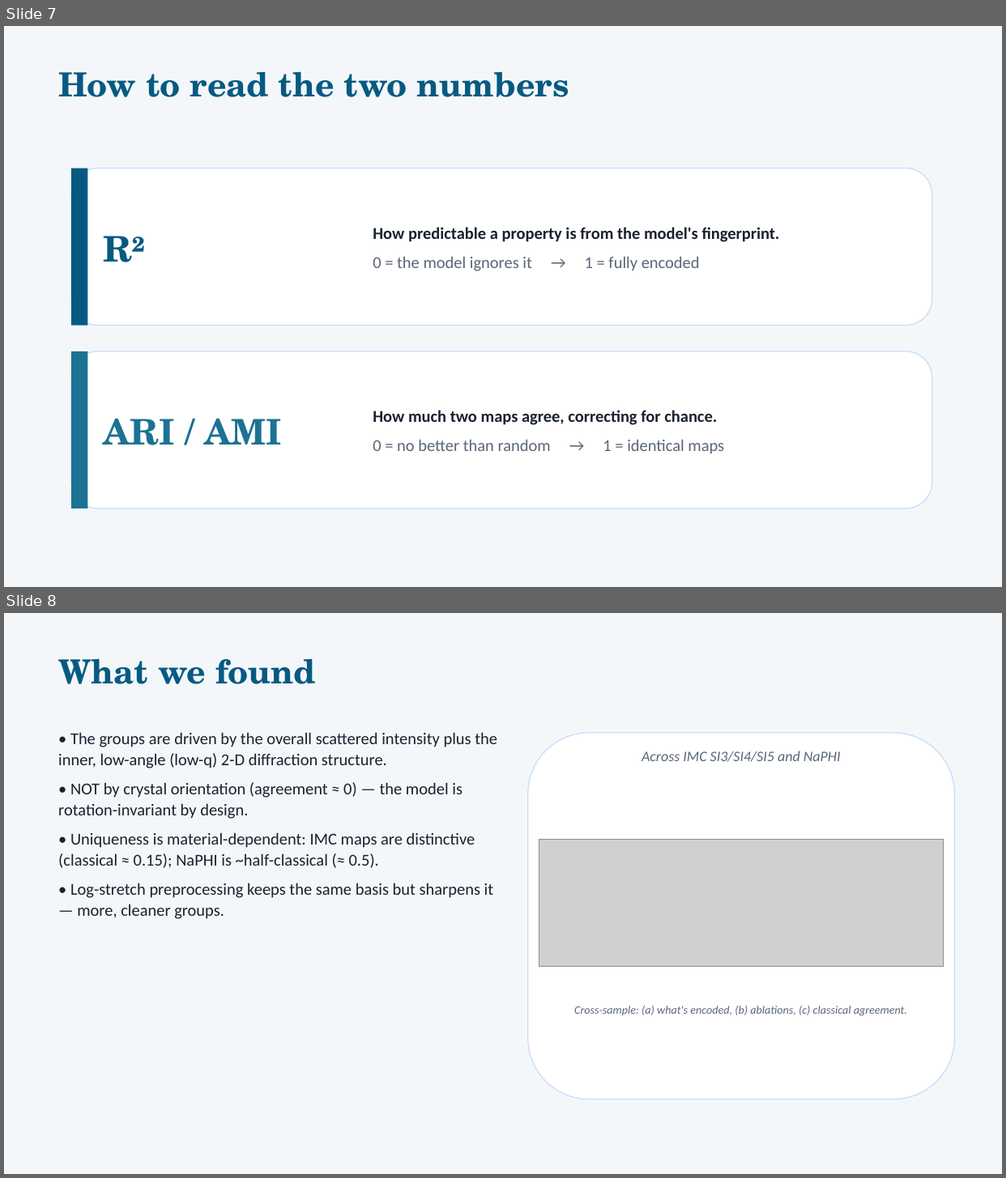
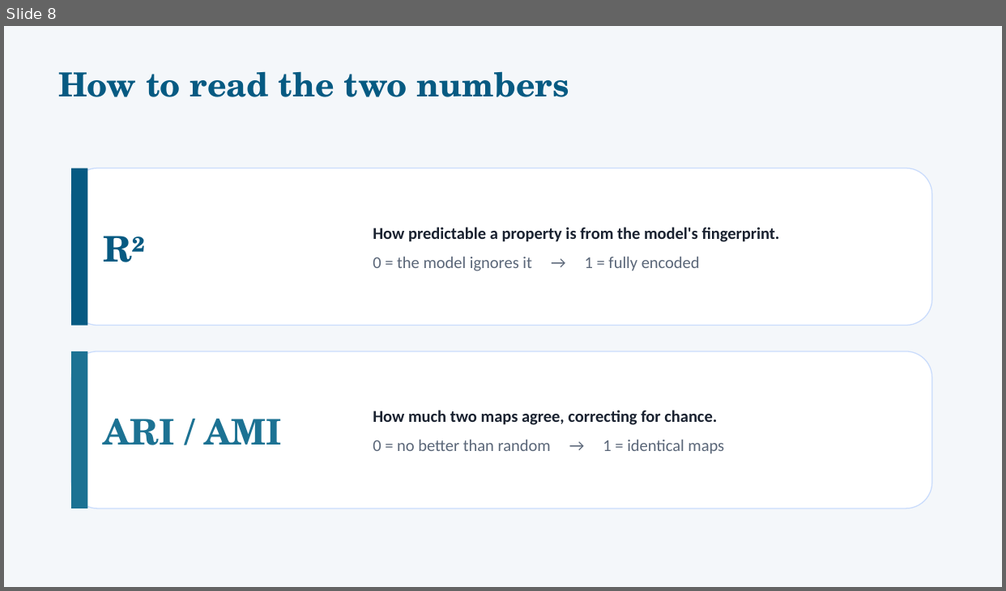
Before and after one commit to DanielKhaykelson/dino-4dstem, a slide deck: docs/explainer/interpretation_explainer.pptx. Shown one above the other, each under a label of ours: slides 7 and 8 before the commit, slide 8 after it. The pictures are 1006x1178 and 1006x591 pixels, drawn with LibreOffice and Linux fonts; fonts in the diff are those of the drawing; grey boxes stand for pictures. Boxes give left, top, right and bottom in pixels: in the first picture for what was removed or moved away, otherwise in the second. Text is boxed around its words. In the diff, an @@ line names an element or a change of style, - is before the commit and + after.

```diff
--- a/docs/explainer/interpretation_explainer.pptx
+++ b/docs/explainer/interpretation_explainer.pptx
@@ slide 8 removed at bbox=[4, 613, 1002, 1174], background #FFFFFF @@
@@ rectangle removed at bbox=[4, 613, 1002, 1174] @@
@@ text removed at bbox=[58, 658, 316, 684] @@
-What we found
@@ text removed at bbox=[58, 732, 497, 919] @@
-• The groups are driven by the overall scattered intensity plus the inner, low-angle (low-q) 2-D diffraction structure.
-• NOT by crystal orientation (agreement ≈ 0) — the model is rotation-invariant by design.
-• Uniqueness is material-dependent: IMC maps are distinctive (classical ≈ 0.15); NaPHI is ~half-classical (≈ 0.5).
-• Log-stretch preprocessing keeps the same basis but sharpens it — more, cleaner groups.
@@ rounded rectangle removed at bbox=[528, 733, 955, 1100] @@
@@ text removed at bbox=[641, 751, 841, 762] @@
-Across IMC SI3/SI4/SI5 and NaPHI
@@ picture removed at bbox=[539, 839, 944, 967] @@
@@ text removed at bbox=[574, 1006, 907, 1016] @@
-Cross-sample: (a) what's encoded, (b) ablations, (c) classical agreement.
@@ what was slide 7 is now slide 8 @@
```
Also in this commit, not shown: 1 slide changed, 2 slides added, 30 other files.
